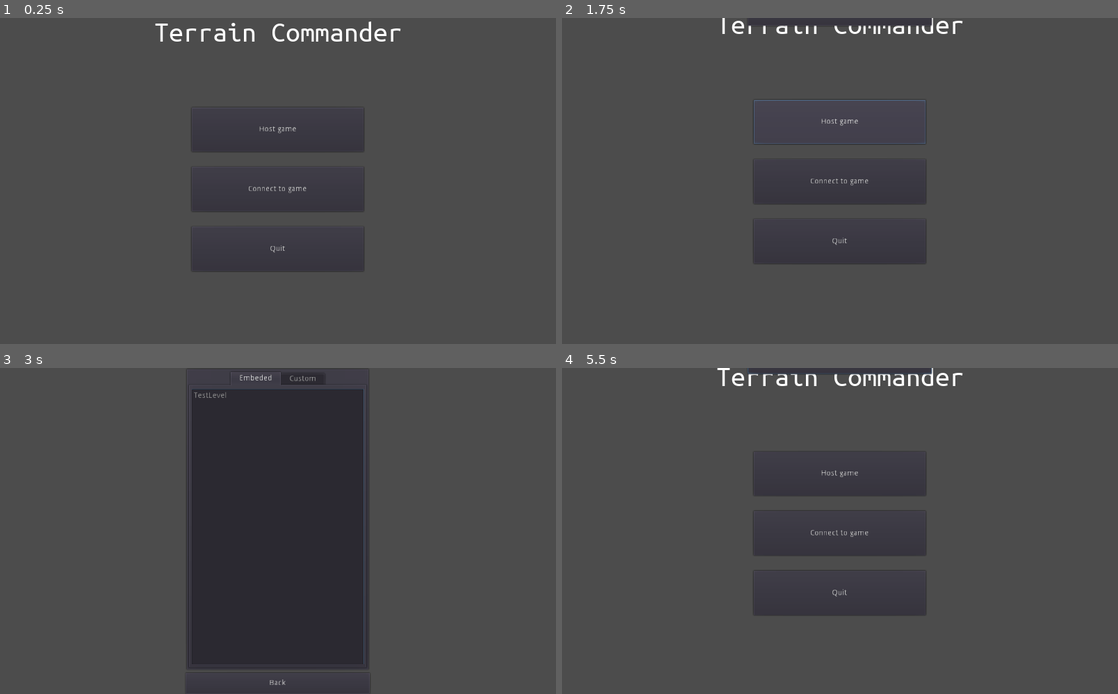
Above: before the commit, frames 1-4 (two rows, left to right).
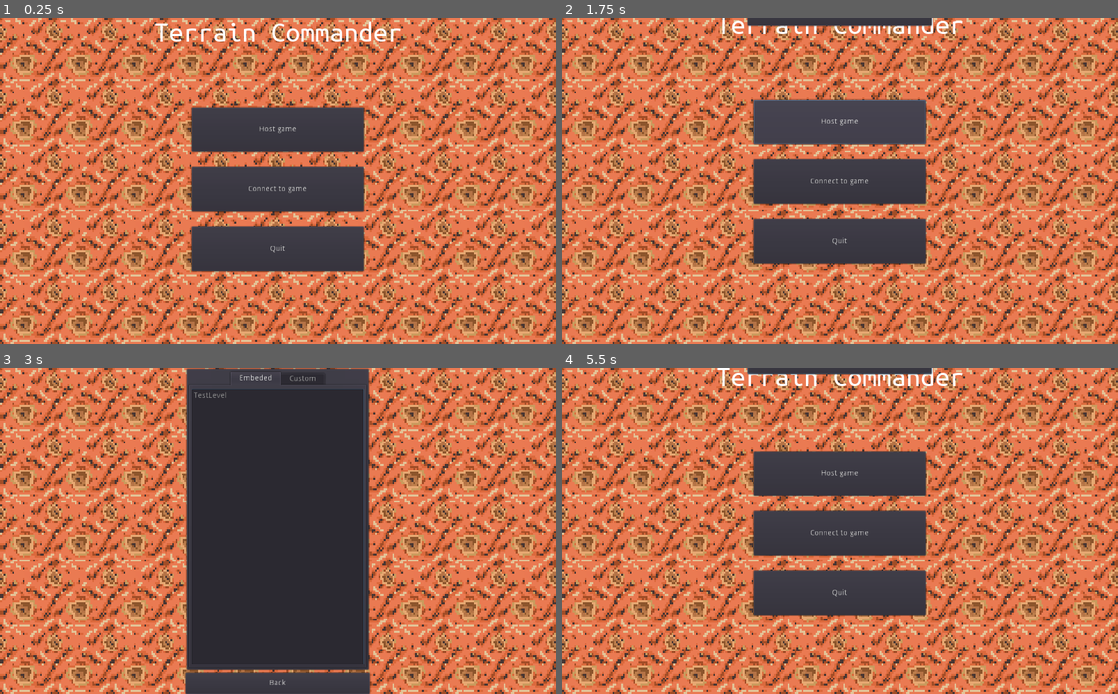
Above: after the commit, the same moments.

Repository: Blinc13/terrain_commander
Game: Godot game, scene res://scenes/ui/MainMenu.tscn
Same seed, same stepped clock (60 frames per second), same inputs: the game is played once before the commit and once after it. The engine's default icon, where the game draws it, is replaced by a stand-in: a white triangle on a blue panel in a dark square.
Inputs (mouse positions are in pixels of both pictures, inside the frame that each line leads up to):
- Up to frame 1 (0.25 s): no input
- Up to frame 2 (1.75 s): tap Enter at 0.5 s; move the mouse to (962, 164) at 0.52 s; hold A (right) 0.53-1.25 s; click (962, 164) at 0.6 s; click "Host game" at 1.25 s
- Up to frame 3 (3 s): move the mouse to (166, 547) at 2.02 s; hold S (down) 2.03-2.78 s; click (166, 547) at 2.1 s; move the mouse to (333, 459) at 2.77 s; hold A (right) from 2.78 s (still down); click (333, 459) at 2.85 s
- Up to frame 4 (5.5 s): tap Space at 3.5 s; move the mouse to (812, 596) at 3.52 s; release A (right) at 3.53 s; hold W (up) 3.53-4.25 s; click (812, 596) at 3.6 s; click "Back" at 4.25 s; move the mouse to (1006, 579) at 5.02 s; hold D (left) from 5.03 s (still down); click (1006, 579) at 5.1 s

The runs differ from the first frame. In frame 1, 87% of the frame differs, in the area x 0-100%, y 0-100%; in frame 2, 86%; in frame 3, 68%; in frame 4, 86%.

Commit message:
Add background texture

Diff:
--- a/project.godot
+++ b/project.godot
@@ -79,8 +79,8 @@
 
 [display]
 
+window/size/resizable=false
 window/stretch/mode="2d"
-window/stretch/aspect="expand"
 
 [gui]
 
--- a/scenes/ui/MainMenu.tscn
+++ b/scenes/ui/MainMenu.tscn
@@ -6,6 +6,67 @@
 [ext_resource path="res://src/ui/main_menu_title.gd" type="Script" id=4]
 [ext_resource path="res://src/ui/main_menu_levels_list.gd" type="Script" id=5]
 [ext_resource path="res://src/ui/main_menu_lobby.gd" type="Script" id=6]
+[ext_resource path="res://assets/textures/terrain/terrain.png" type="Texture" id=7]
+[ext_resource path="res://icon.png" type="Texture" id=8]
+
+[sub_resource type="VisualShaderNodeTexture" id=2]
+texture = ExtResource( 7 )
+
+[sub_resource type="VisualShaderNodeInput" id=3]
+input_name = "uv"
+
+[sub_resource type="VisualShaderNodeVectorOp" id=4]
+default_input_values = [ 0, Vector3( 0, 0, 0 ), 1, Vector3( 10, 5, 5 ) ]
+operator = 2
+
+[sub_resource type="VisualShader" id=5]
+code = "shader_type canvas_item;
+uniform sampler2D tex_frg_2;
+
+
+
+void vertex() {
+// Output:0
+
+}
+
+void fragment() {
+// Input:3
+	vec3 n_out3p0 = vec3(UV, 0.0);
+
+// VectorOp:4
+	vec3 n_in4p1 = vec3(10.00000, 5.00000, 5.00000);
+	vec3 n_out4p0 = n_out3p0 * n_in4p1;
+
+// Texture:2
+	vec4 tex_frg_2_read = texture(tex_frg_2, n_out4p0.xy);
+	vec3 n_out2p0 = tex_frg_2_read.rgb;
+	float n_out2p1 = tex_frg_2_read.a;
+
+// Output:0
+	COLOR.rgb = n_out2p0;
+
+}
+
+void light() {
+// Output:0
+
+}
+"
+graph_offset = Vector2( -129.033, -2.79233 )
+mode = 1
+flags/light_only = false
+nodes/fragment/0/position = Vector2( 820, 60 )
+nodes/fragment/2/node = SubResource( 2 )
+nodes/fragment/2/position = Vector2( 440, 40 )
+nodes/fragment/3/node = SubResource( 3 )
+nodes/fragment/3/position = Vector2( 60, 120 )
+nodes/fragment/4/node = SubResource( 4 )
+nodes/fragment/4/position = Vector2( 220, 120 )
+nodes/fragment/connections = PoolIntArray( 2, 0, 0, 0, 3, 0, 4, 0, 4, 0, 2, 0 )
+
+[sub_resource type="ShaderMaterial" id=6]
+shader = SubResource( 5 )
 
 [sub_resource type="DynamicFont" id=1]
 size = 55
@@ -15,6 +76,13 @@
 anchor_right = 1.0
 anchor_bottom = 1.0
 script = ExtResource( 2 )
+
+[node name="TextureRect" type="TextureRect" parent="."]
+material = SubResource( 6 )
+anchor_right = 1.0
+anchor_bottom = 1.0
+texture = ExtResource( 8 )
+expand = true
 
 [node name="MainScreen" type="VBoxContainer" parent="."]
 anchor_top = 0.5
--- a/src/ui/main_menu_lobby.gd
+++ b/src/ui/main_menu_lobby.gd
@@ -1,4 +1,6 @@
 extends VBoxContainer
+
+# TODO: Remake lobby and this script
 
 var level: String
 
@@ -14,6 +16,6 @@
 func connect_to_server():
 	Server.init(false, Server.Parameters.new("127.0.0.1"))
 
-
+# Here should call hide but I'm too lazy
 func start_game():
 	Server.start_game(level)
Not shown: 1 places in scenes/ui/MainMenu.tscn that only renumber resources
